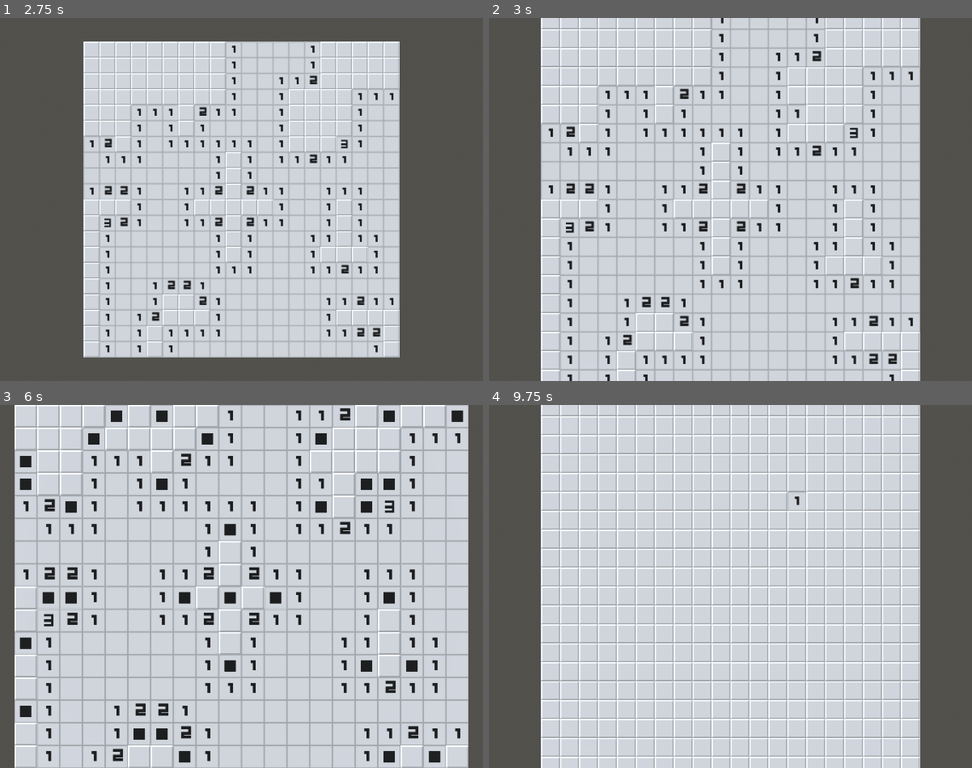
Above: before the commit, frames 1-4 (two rows, left to right).
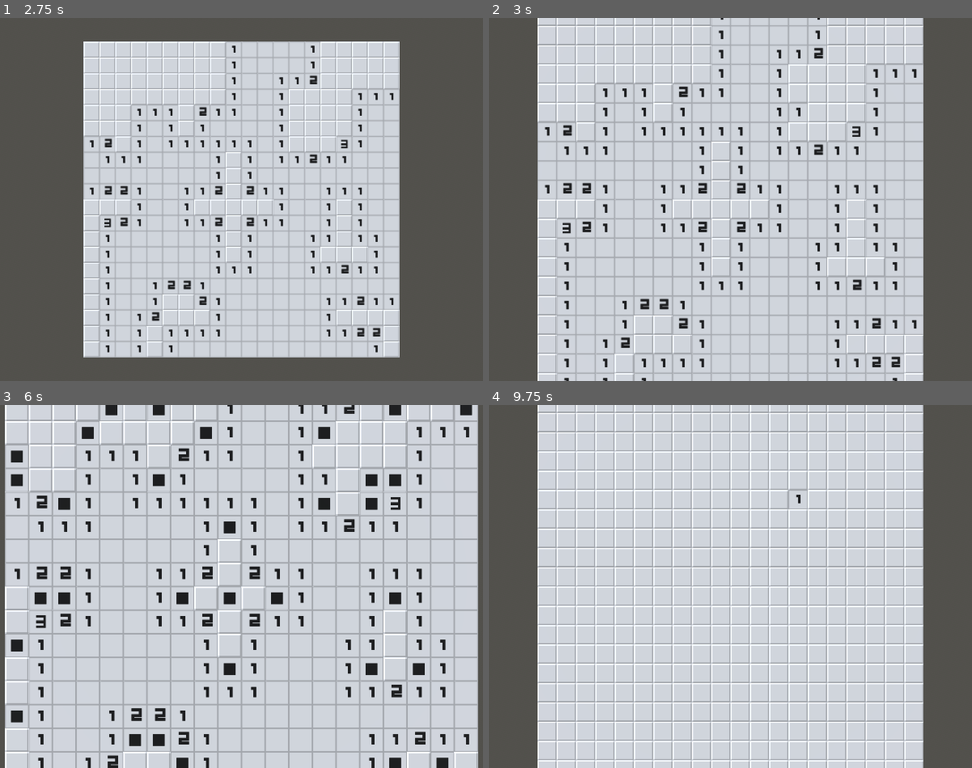
Above: after the commit, the same moments.

Repository: Enn3Developer/n_minesweeper
Game: Godot game, scene res://scenes/menu.tscn
Two runs of this game, one before a commit and one after it. Both use one fixed random seed, a clock stepped at 60 frames per second and the inputs below.
Inputs (mouse positions are in pixels of both pictures, inside the frame that each line leads up to):
- Up to frame 1 (2.75 s): click "Play" at 0.5 s; tap Enter at 1.25 s; move the mouse to (381, 181) at 1.27 s; hold . (multi_swipe_down_right) 1.28-2 s; hold Middle mouse button (multi_touch) 1.28-2 s; click (381, 181) at 1.42 s; tap Space at 2 s; drag from (111, 217) to (207, 272) at 2.02 s
- Up to frame 2 (3 s): tap Enter at 2.75 s; move the mouse to (793, 119) at 2.77 s; hold . (multi_swipe_down_right) from 2.78 s (still down); hold Mouse wheel up (pinch_outward) from 2.78 s (still down); click (793, 119) at 2.92 s
- Up to frame 3 (6 s): release . (multi_swipe_down_right) at 3.5 s; release Mouse wheel up (pinch_outward) at 3.5 s; tap Space at 3.5, 5 s; drag from (207, 659) to (48, 532) at 3.52 s; tap Enter at 4.25 s; move the mouse to (434, 640) at 4.27 s; hold M (multi_swipe_down_left) 4.28-5 s; hold Middle mouse button (multi_touch) 4.28-5 s; click (434, 640) at 4.42 s; drag from (48, 532) to (144, 495) at 5.02 s; move the mouse to (275, 586) at 5.77 s; hold , (multi_swipe_down) from 5.78 s (still down); hold Mouse wheel up (pinch_outward) from 5.78 s (still down); click (275, 586) at 5.92 s
- Up to frame 4 (9.75 s): release , (multi_swipe_down) at 6.5 s; release Mouse wheel up (pinch_outward) at 6.5 s; drag from (633, 495) to (600, 604) at 6.52 s; move the mouse to (870, 568) at 7.27 s; hold I (multi_swipe_up) 7.28-8 s; hold Middle mouse button (multi_touch) 7.28-8 s; click (870, 568) at 7.42 s; drag from (600, 604) to (696, 659) at 8.02 s; click "Play" at 8.75 s; move the mouse to (793, 506) at 9.52 s; hold , (multi_swipe_down) from 9.53 s (still down); hold Mouse wheel up (pinch_outward) from 9.53 s (still down); click (793, 506) at 9.67 s

Frame 1 is identical in both runs. In frame 2, 21% of the frame differs, in the area x 10-90%, y 0-100%; in frame 3, 35%, in the area x 1-99%, y 0-100%; in frame 4, 24%.

Commit message:
fixed touch input

Diff:
--- a/GDTIM/InputManager.gd
+++ b/GDTIM/InputManager.gd
@@ -17,7 +17,7 @@
 
 const MULTI_FINGER_RELEASE_THRESHOLD : float = 0.1
 
-const TAP_TIME_LIMIT     : float = 0.2
+const TAP_TIME_LIMIT     : float = 0.15
 const TAP_DISTANCE_LIMIT : float = 25.0
 
 const LONG_PRESS_TIME_THRESHOLD : float = 0.75
@@ -287,7 +287,6 @@
 	emit_signal(sig, val)
 	Input.parse_input_event(val)
 
-
 # Disables drag and stops the drag enabling timer
 func _cancel_single_drag() -> void:
 	_single_drag_enabled = false
--- a/project.godot
+++ b/project.godot
@@ -82,7 +82,7 @@
 
 [input_devices]
 
-pointing/android/enable_long_press_as_right_click=true
+pointing/emulate_mouse_from_touch=false
 
 [rendering]
 
--- a/scripts/camera.gd
+++ b/scripts/camera.gd
@@ -1,9 +1,11 @@
 extends Camera3D
 
 @export var speed := 25.0
+@export var touch_speed := 2.5
 
 var zoom := 1.0
 var old_zoom := 1.0
+var touch_movement := Vector2.ZERO
 
 func _process(delta: float) -> void:
 	var movement := Vector2.ZERO
@@ -16,12 +18,18 @@
 	if Input.is_action_pressed("ui_left"):
 		movement.x -= 1.0
 	var total := movement.normalized() * speed * delta * zoom
-	position.x += total.x
-	position.z += total.y
+	var touch_total := touch_movement * touch_speed * delta * zoom
+	position.x += total.x + touch_total.x
+	position.z += total.y + touch_total.y
+	touch_movement = Vector2.ZERO
 
 	if zoom != old_zoom:
 		old_zoom = zoom
 		position.y = 15.0 * zoom
+		if position.y < 2.0:
+			position.y = 2.0
+		elif position.y > 1000.0:
+			position.y = 1000.0
 
 func _input(event: InputEvent) -> void:
 	if event is InputEventMouseButton:
@@ -30,3 +38,10 @@
 				zoom /= 1.2
 			elif event.button_index == MOUSE_BUTTON_WHEEL_DOWN:
 				zoom *= 1.2
+	if event is InputEventScreenPinch:
+		if event.relative > 0.0:
+			zoom /= 1.02
+		elif event.relative < 0.0:
+			zoom *= 1.02
+	if event is InputEventSingleScreenDrag:
+		touch_movement += event.relative * -1
--- a/scripts/game.gd
+++ b/scripts/game.gd
@@ -17,6 +17,7 @@
 var start := 0
 
 func _ready() -> void:
+	GameSettings.emulate_mouse = false
 	height = GameSettings.height
 	width = GameSettings.width
 	bombs = GameSettings.bombs
@@ -48,6 +49,7 @@
 func _exit_tree() -> void:
 	RenderingServer.free_rid(instance)
 	RenderingServer.free_rid(multimesh)
+	GameSettings.emulate_mouse = true
 
 func _process(delta: float) -> void:
 	if generated: check_win()
@@ -56,17 +58,46 @@
 	if event is InputEventMouseButton:
 		if event.pressed:
 			var position := Vector2i(floorf(event_position.x), floorf(event_position.z))
-			var index := position.y * width + position.x
 			if event.button_index == MOUSE_BUTTON_LEFT:
-				if not generated:
-					generate_grid(position)
-				if grid.decode_s8(index) == -1:
-					prepare_lose()
-					return
-				show_cell_and_neighbours(position)
+				click_show(position)
 			elif event.button_index == MOUSE_BUTTON_RIGHT:
-				if showed_grid.decode_s8(index) == 1: return
-				flag_cell(position)
+				click_flag(position)
+
+func _input(event: InputEvent) -> void:
+	if event is InputEventSingleScreenTap:
+		var touch_event: InputEventSingleScreenTap = event
+		var mouse_event := InputEventMouseButton.new()
+		mouse_event.pressed = true
+		mouse_event.button_index = MOUSE_BUTTON_LEFT
+		mouse_event.position = touch_event.position
+		Input.parse_input_event(mouse_event)
+		var new_event := mouse_event.duplicate(true)
+		new_event.pressed = false
+		Input.parse_input_event(new_event)
+	elif event is InputEventSingleScreenLongPress:
+		var touch_event: InputEventSingleScreenLongPress = event
+		var mouse_event := InputEventMouseButton.new()
+		mouse_event.pressed = true
+		mouse_event.button_index = MOUSE_BUTTON_RIGHT
+		mouse_event.position = touch_event.position
+		Input.parse_input_event(mouse_event)
+		var new_event := mouse_event.duplicate(true)
+		new_event.pressed = false
+		Input.parse_input_event(new_event)
+
+func click_show(position: Vector2i):
+	var index := position.y * width + position.x
+	if not generated:
+		generate_grid(position)
+	if grid.decode_s8(index) == -1:
+		prepare_lose()
+		return
+	show_cell_and_neighbours(position)
+
+func click_flag(position: Vector2i):
+	var index := position.y * width + position.x
+	if showed_grid.decode_s8(index) == 1: return
+	flag_cell(position)
 
 func generate_grid(click_position: Vector2i):
 	grid = PackedByteArray()
--- a/scripts/game_settings.gd
+++ b/scripts/game_settings.gd
@@ -18,3 +18,28 @@
 
 var timer := 0
 var win := false
+
+var emulate_mouse := true
+
+func _input(event: InputEvent) -> void:
+	if event is InputEventScreenTouch and emulate_mouse:
+		var touch_event: InputEventScreenTouch = event
+		var mouse_event := InputEventMouseButton.new()
+		mouse_event.window_id = touch_event.window_id
+		mouse_event.position = touch_event.position
+		mouse_event.pressed = touch_event.pressed
+		mouse_event.button_index = MOUSE_BUTTON_LEFT
+		Input.parse_input_event(mouse_event)
+	elif event is InputEventScreenDrag and emulate_mouse:
+		var drag_event: InputEventScreenDrag = event
+		var mouse_event := InputEventMouseMotion.new()
+		mouse_event.pressure = drag_event.pressure
+		mouse_event.relative = drag_event.relative
+		mouse_event.pen_inverted = drag_event.pen_inverted
+		mouse_event.screen_relative = drag_event.screen_relative
+		mouse_event.screen_velocity = drag_event.screen_velocity
+		mouse_event.tilt = drag_event.tilt
+		mouse_event.velocity = drag_event.velocity
+		mouse_event.position = drag_event.position
+		mouse_event.window_id = drag_event.window_id
+		Input.parse_input_event(mouse_event)
